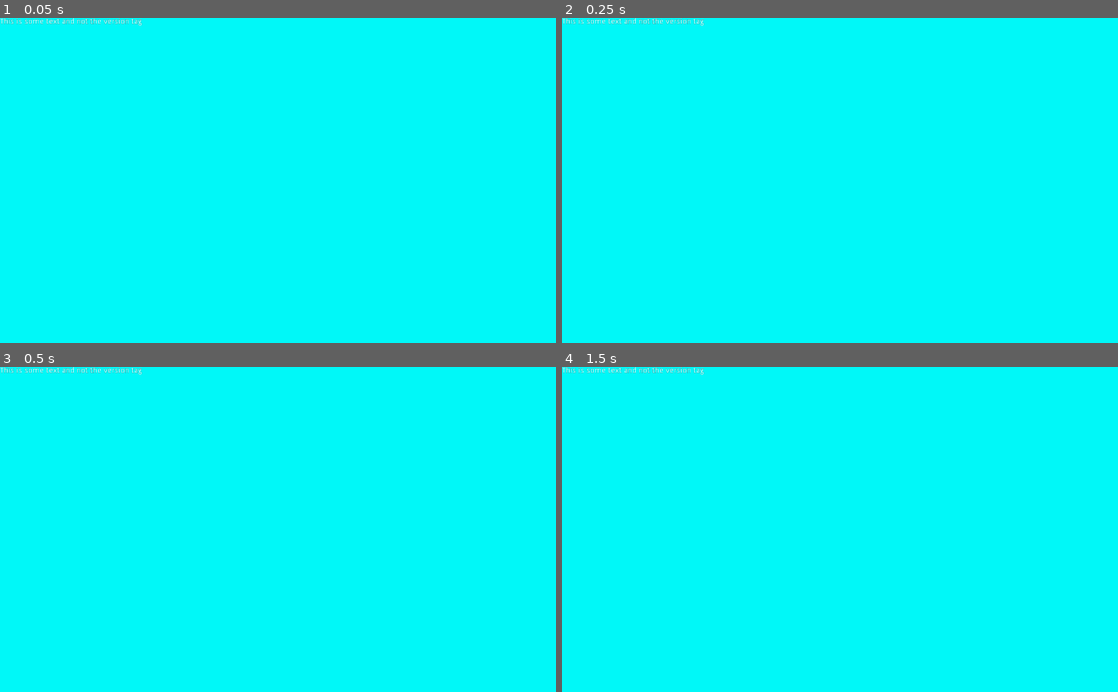
Above: before the commit, frames 1-4 (two rows, left to right).
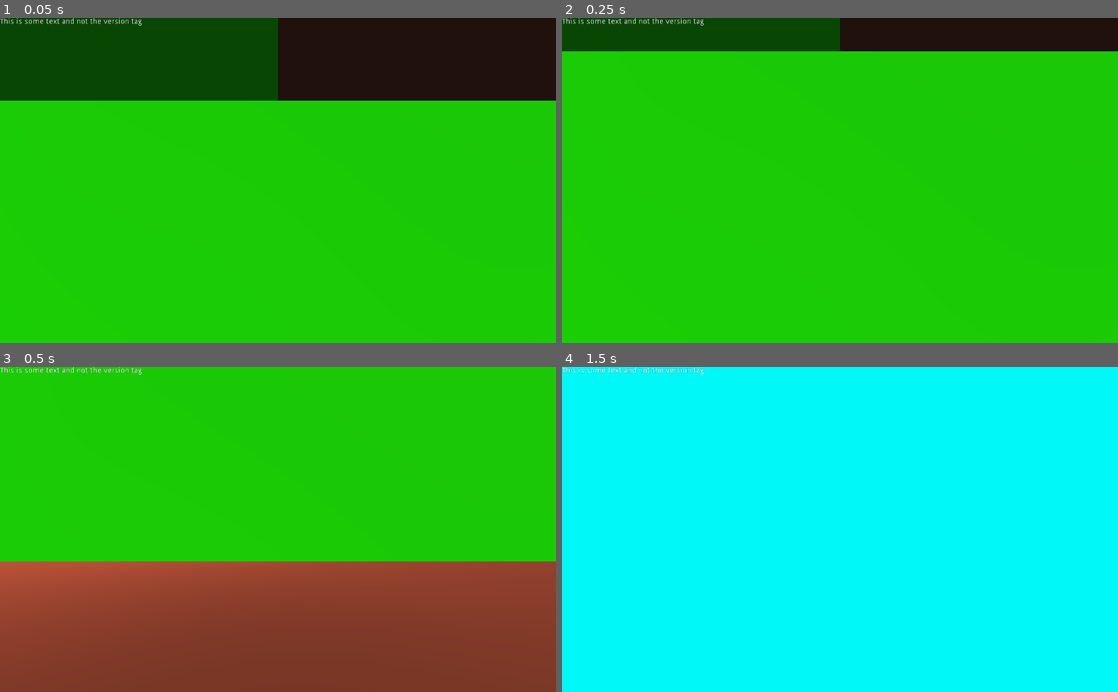
Above: after the commit, the same moments.

Repository: SPOICAT/Another-Minecraft-Clone
Game: Godot game, scene res://src/World/World.tscn
Two runs of this game, one before a commit and one after it. Both use one fixed random seed, a clock stepped at 60 frames per second and the inputs below. The project has no main scene, so this scene is started directly.
Inputs (mouse positions are in pixels of both pictures, inside the frame that each line leads up to):
- Up to frame 1 (0.05 s): no input
- Up to frame 2 (0.25 s): no input
- Up to frame 3 (0.5 s): no input
- Up to frame 4 (1.5 s): move the mouse to (867, 529) at 0.52 s; hold Right mouse button (add_block) 0.53-1.28 s; hold W (move_forward) from 0.53 s (still down); tap Space (jump) at 0.77 s; tap Enter at 1.25 s; move the mouse to (812, 529) at 1.27 s; click (812, 529) at 1.35 s

The runs differ from the first frame. In frame 1, 100% of the frame differs, in the area x 0-100%, y 0-100%; in frame 2, 100%; in frame 3, 100%; in frame 4, nothing differs.

Commit message:
Imported `TreeStructure` in `VoxelMap` class

Diff:
--- a/src/Player/Player.tscn
+++ b/src/Player/Player.tscn
@@ -19,6 +19,7 @@
 [node name="CollisionShape" type="CollisionShape" parent="."]
 transform = Transform( 1, 0, 0, 0, -4.37114e-08, -1, 0, 1, -4.37114e-08, 0, 0, 0 )
 shape = SubResource( 2 )
+disabled = true
 
 [node name="Camera" type="Camera" parent="."]
 transform = Transform( 1, 0, 0, 0, 1, 0, 0, 0, 1, 0, 1.5, -0.5 )
--- a/src/VoxelMap/Structure/Structure.gd
+++ b/src/VoxelMap/Structure/Structure.gd
@@ -4,8 +4,15 @@
 export var is_container : bool = false # if true, acts as a container
 # for the children structure classes
 
-export var voxelmap_path : NodePath
+export var voxelmap_path : NodePath = ("../")
 onready var voxelmap = get_node(voxelmap_path)
+
+
+export var tree : Script
+var structures = [
+	tree
+]
+
 
 func _ready():
 	pass
--- a/src/VoxelMap/Structure/Structures/TreeStructure.gd
+++ b/src/VoxelMap/Structure/Structures/TreeStructure.gd
@@ -15,7 +15,7 @@
 var tree_head = {
 	"height": 3,
 	"width": 3,
-	"top": 6,
+	"top": 5,
 }
 
 func _ready():
@@ -42,7 +42,7 @@
 			for z in tree_head["width"]:
 				voxelmap.set_cell_item(
 					pos.x + x,
-					pos.y + y,
+					pos.y + y + tree_head["top"],
 					pos.z + z,
 					LEAF
 				)
--- a/src/VoxelMap/VoxelMap.gd
+++ b/src/VoxelMap/VoxelMap.gd
@@ -10,11 +10,17 @@
 var size : Vector3 = Vector3(64, 32, 64)
 
 
+# blocks
 enum {
 	GRASS,
 	STONE,
 	WOOD,
 	LEAF
+}
+
+# structures
+enum {
+	TREE
 }
 
 
@@ -41,9 +47,24 @@
 			for z in range(za, zb):
 				generate_cells(x, y, z)
 
+				generate_structures(Vector3(x, y, z))
+
 
 func generate_cells(x, y, z):
 	if y < noise.get_noise_2d(x, z) * 5 + 10:
 		set_cell_item(x, y, z, GRASS)
 	if y < noise.get_noise_2d(x, z) * 5:
 		set_cell_item(x, y, z, STONE)
+
+
+func generate_structures(pos : Vector3):
+	var n = randi() % 100
+	var strc = get_node("Structurer")
+	if n == TREE:
+		var new_tree = strc.tree.new()
+		new_tree.global_transform.origin = pos
+		add_child(new_tree)
+
+
+func _exit_tree():
+	print(get_node("Structurer").get_child_count())
--- a/src/VoxelMap/VoxelMap.tscn
+++ b/src/VoxelMap/VoxelMap.tscn
@@ -1,7 +1,9 @@
-[gd_scene load_steps=3 format=2]
+[gd_scene load_steps=5 format=2]
 
 [ext_resource path="res://src/VoxelMap/VoxelMap.gd" type="Script" id=1]
 [ext_resource path="res://src/VoxelMap/ml.tres" type="MeshLibrary" id=2]
+[ext_resource path="res://src/VoxelMap/Structure/Structure.gd" type="Script" id=3]
+[ext_resource path="res://src/VoxelMap/Structure/Structures/TreeStructure.gd" type="Script" id=4]
 
 [node name="VoxelMap" type="GridMap"]
 mesh_library = ExtResource( 2 )
@@ -12,3 +14,8 @@
 __meta__ = {
 "_editor_clip_": 0
 }
+
+[node name="Structurer" type="Spatial" parent="."]
+script = ExtResource( 3 )
+is_container = true
+tree = ExtResource( 4 )
--- a/src/World/World.tscn
+++ b/src/World/World.tscn
@@ -39,3 +39,4 @@
 
 [node name="OScontrol" type="Node" parent="."]
 script = ExtResource( 3 )
+captured_mouse = false
--- a/test.tscn
+++ b/test.tscn
@@ -22,8 +22,8 @@
 
 [node name="OScontrol" type="Node" parent="."]
 script = ExtResource( 3 )
-captured_mouse = false
 
 [node name="TreeStructure" type="Spatial" parent="."]
+transform = Transform( 1, 0, 0, 0, 1, 0, 0, 0, 1, -9.84117, 3.67913, 3.1059 )
 script = ExtResource( 4 )
 voxelmap_path = NodePath("../VoxelMap")
Not shown, changed: README.md
